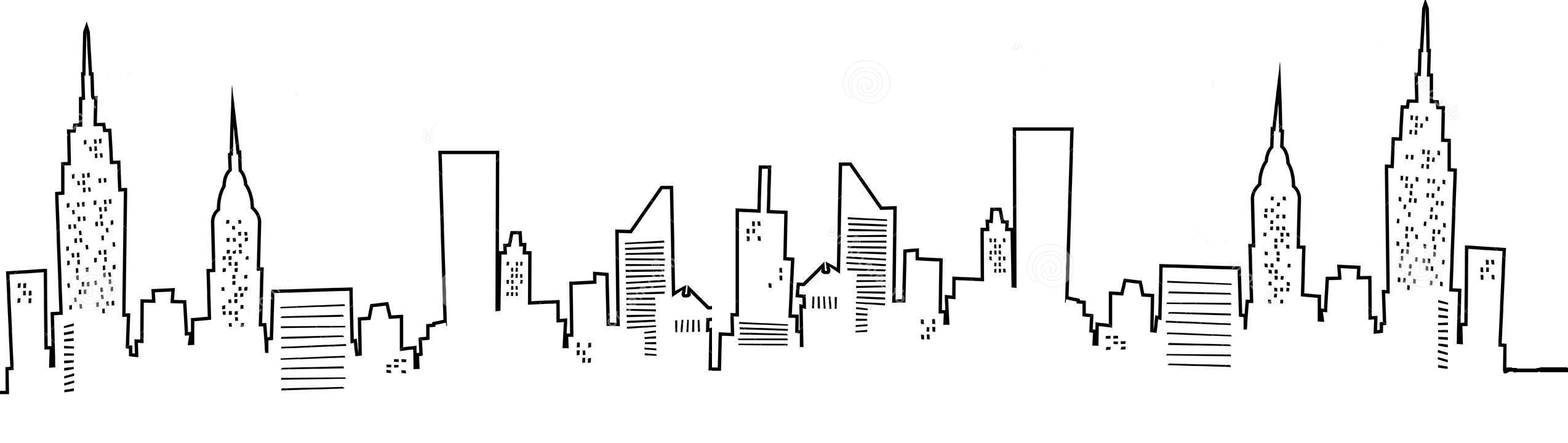
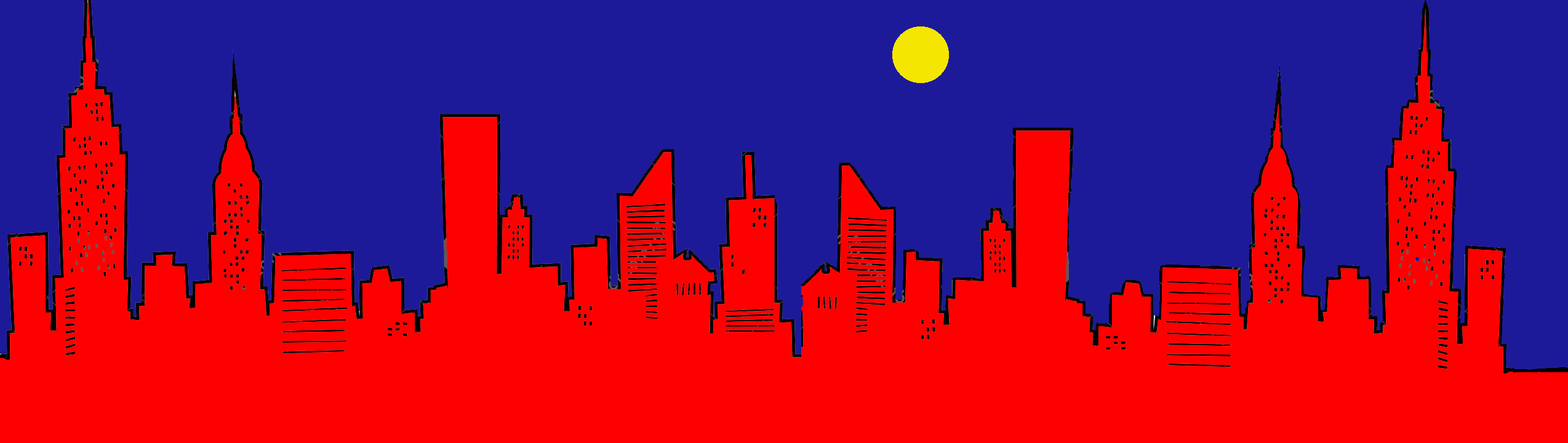
Layers edited between the first and the second w=1568, h=443 image:
added layer "Layer 3" above "Layer 2" over [0, 0, 1568, 430]
painted on "Layer 2" over [0, 0, 1568, 443]
